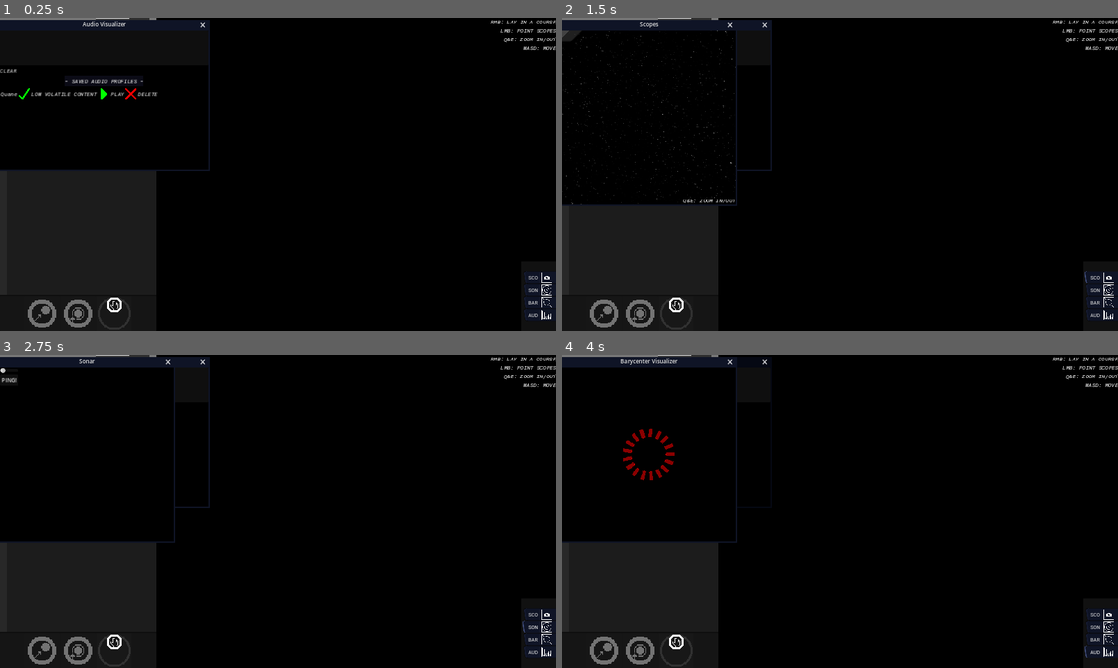
Above: before the commit, frames 1-4 (two rows, left to right).
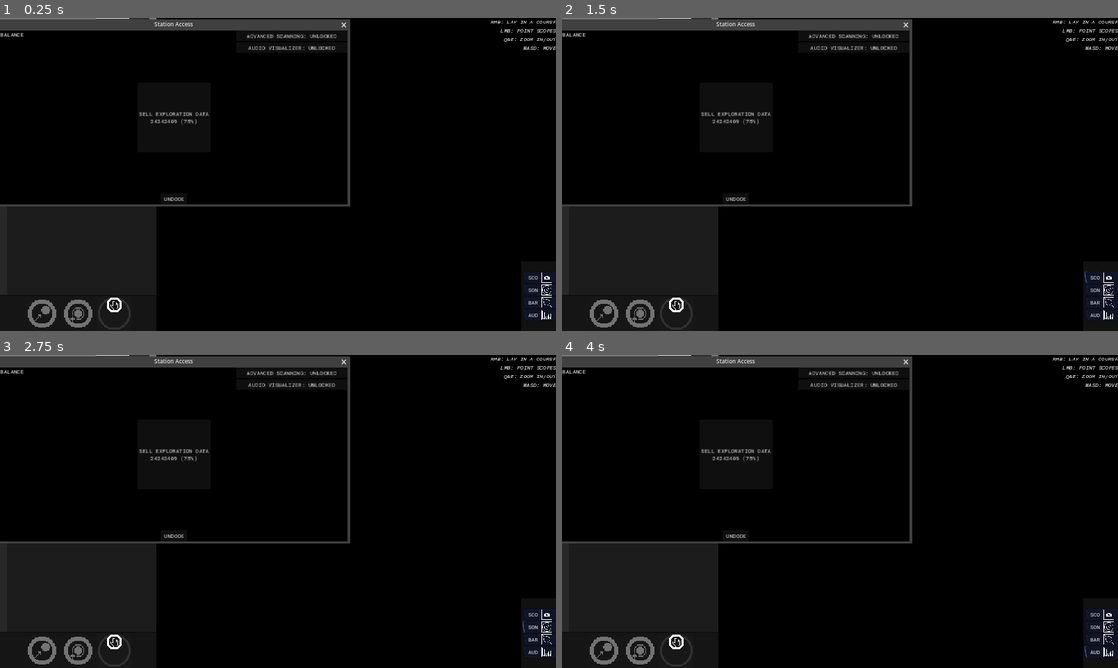
Above: after the commit, the same moments.

Repository: KermitGodFrog/Stellar-Cartography
Game: Godot game, scene res://Scenes/Game Master/gameMaster.tscn
The game is run twice, just before and just after one commit, with the same random seed, the same clock (stepped at 60 frames per second) and the same inputs. Sound files missing from this copy of the repository are replaced by a short silence.
Inputs (mouse positions are in pixels of both pictures, inside the frame that each line leads up to):
- Up to frame 1 (0.25 s): no input
- Up to frame 2 (1.5 s): click (678, 312) at 0.5 s; click "SCO" at 1.25 s
- Up to frame 3 (2.75 s): click "SON" at 2 s
- Up to frame 4 (4 s): click "BAR" at 2.75 s; click "AUD" at 3.5 s

The runs differ from the first frame. In frame 1, 7.2% of the frame differs, in the area x 0-63%, y 0-61%; in frame 2, 4.0%; in frame 3, 3.7%; in frame 4, 3.9%.
Error in both runs: Invalid access to property or key 'bodies' on a base object of type 'Nil'. (res://Scenes/Game/game.gd:194)

Commit message:
Made Station UI more interactive. Added folder for Dialogue.

Diff:
--- a/Data/starSystemAPI.gd
+++ b/Data/starSystemAPI.gd
@@ -54,7 +54,7 @@
 	"Jovian": {"name": "Jovian", "weight": 0.15}
 }
 
-var planet_classification_data = { #MASS IS IN EARTH MASSES (DIVIDE BY 333000 FOR SOLAR MASSES), RADIUS IS IN EARTH RADIUS (DIVIDE BY 109.1 FOR SOLAR RADIUS)
+var planet_classification_data = { #MASS IS IN EARTH MASSES (DIVIDE BY 333000 FOR SOLAR MASSES), RADIUS IS IN EARTH RADIUS (DIVIDE BY 109.1 FOR SOLAR RADII)
 	"Terran": {"earth_radius_min": pow(pow(10, -1.3), 0.28), "earth_radius_max": pow(pow(10, 0.22), 0.28),  "earth_mass_min": pow(10, -1.3), "earth_mass_max": pow(10, 0.22)},
 	"Neptunian": {"earth_radius_min": pow(pow(10, 0.22), 0.59), "earth_radius_max": pow(pow(10, 2), 0.59), "earth_mass_min": pow(10, 0.22), "earth_mass_max": pow(10, 2)},
 	"Jovian": {"earth_radius_min": pow(pow(10, 2), 0.4), "earth_radius_max": pow(pow(10, 3.5), 0.4), "earth_mass_min": pow(10, 2), "earth_mass_max": pow(10, 3.5)} #?????????????????????????
--- a/Scenes/Station UI/observed_bodies_list.gd
+++ b/Scenes/Station UI/observed_bodies_list.gd
@@ -52,6 +52,6 @@
 		var metadata = get_item_metadata(index)
 		if metadata:
 			set_item_disabled(index, true)
-			set_item_custom_bg_color(index, Color(0,30,0))
+			set_item_custom_bg_color(index, Color8(0,30,0))
 			emit_signal("saveAudioProfile", metadata)
 	pass
--- a/Scenes/Station UI/station_ui.gd
+++ b/Scenes/Station UI/station_ui.gd
@@ -18,6 +18,9 @@
 @onready var balance_label = $balance_label
 @onready var save_audio_profiles_control = $save_audio_profiles_control
 @onready var observed_bodies_list = $save_audio_profiles_control/margin/panel/panel_margin/save_audio_profiles_scroll/observed_bodies_list
+#upgrade buttons
+@onready var unlock_advanced_scanning_button = $upgrade_container/unlock_advanced_scanning_button
+@onready var unlock_audio_visualizer_button = $upgrade_container/unlock_audio_visualizer
 
 var has_sold_previously: bool = false
 
@@ -28,8 +31,11 @@
 func _physics_process(_delta):
 	print_debug(player_saved_audio_profiles_size_matrix)
 	if station:
-		sell_data_button.set_text(str("SELL EXPLORATION DATA\n", player_current_value, "c\n(", station.sell_percentage_of_market_price, "% OF MARKET PRICE)"))
 		balance_label.set_text(str("BALANCE: ", player_balance, "c"))
+
+		if not has_sold_previously:
+			sell_data_button.set_text(str("SELL EXPLORATION DATA\n", player_current_value, "c\n(", station.sell_percentage_of_market_price, "% OF MARKET PRICE)"))
+		elif has_sold_previously: sell_data_button.set_text("SOLD")
 	pass
 
 func _on_sell_data_button_pressed():
@@ -71,3 +77,21 @@
 	if station:
 		emit_signal("upgradeShip", playerAPI.UPGRADE_ID.AUDIO_VISUALIZER, 30000)
 	pass
+
+func _on_upgrade_state_change(upgrade_idx: playerAPI.UPGRADE_ID, state: bool):
+	match upgrade_idx:
+		playerAPI.UPGRADE_ID.ADVANCED_SCANNING:
+			match state:
+				true:
+					unlock_advanced_scanning_button.set_text("ADVANCED SCANNING: UNLOCKED")
+				false:
+					unlock_advanced_scanning_button.set_text("ADVANCED SCANNING: 30000c")
+		playerAPI.UPGRADE_ID.AUDIO_VISUALIZER:
+			match state:
+				true:
+					unlock_audio_visualizer_button.set_text("AUDIO VISUALIZER: UNLOCKED")
+				false:
+					unlock_audio_visualizer_button.set_text("AUDIO VISUALIZER: 20000c (REQ ADVANCED SCANNING)")
+		var error:
+			print(str("STATION UI: ERROR: BUTTON TEXT CHANGE FOR UPGRADE IDX ", error, "NOT CONFIGURED!"))
+	pass
--- a/Scenes/Station UI/station_ui.tscn
+++ b/Scenes/Station UI/station_ui.tscn
@@ -17,10 +17,9 @@
 title = "Station Access"
 position = Vector2i(0, 36)
 size = Vector2i(1000, 500)
-visible = false
 always_on_top = true
 
-[node name="station_control" type="Control" parent="."]
+[node name="station_control" type="Control" parent="." groups=["FOLLOW_UPGRADE_STATE"]]
 layout_mode = 3
 anchors_preset = 15
 anchor_right = 1.0
@@ -171,8 +170,7 @@
 size_flags_vertical = 3
 max_text_lines = 2
 item_count = 8
-max_columns = 5
-same_column_width = true
+max_columns = 4
 item_0/text = "Quane"
 item_0/selectable = false
 item_1/text = "LOW CLOUD COVER"
--- a/Scenes/Station UI/station_ui_MAIN_theme.tres
+++ b/Scenes/Station UI/station_ui_MAIN_theme.tres
@@ -1,3 +1,7 @@
-[gd_resource type="Theme" format=3 uid="uid://cyxa5wd6un7de"]
+[gd_resource type="Theme" load_steps=2 format=3 uid="uid://cyxa5wd6un7de"]
+
+[ext_resource type="FontFile" uid="uid://xrcqj2080elm" path="res://Graphics/Fonts/RobotoMono Medium.ttf" id="1_tibto"]
 
 [resource]
+default_font = ExtResource("1_tibto")
+default_font_size = 16
--- a/project.godot
+++ b/project.godot
@@ -23,6 +23,7 @@
 [debug]
 
 gdscript/warnings/integer_division=0
+gdscript/warnings/narrowing_conversion=0
 
 [display]
 
